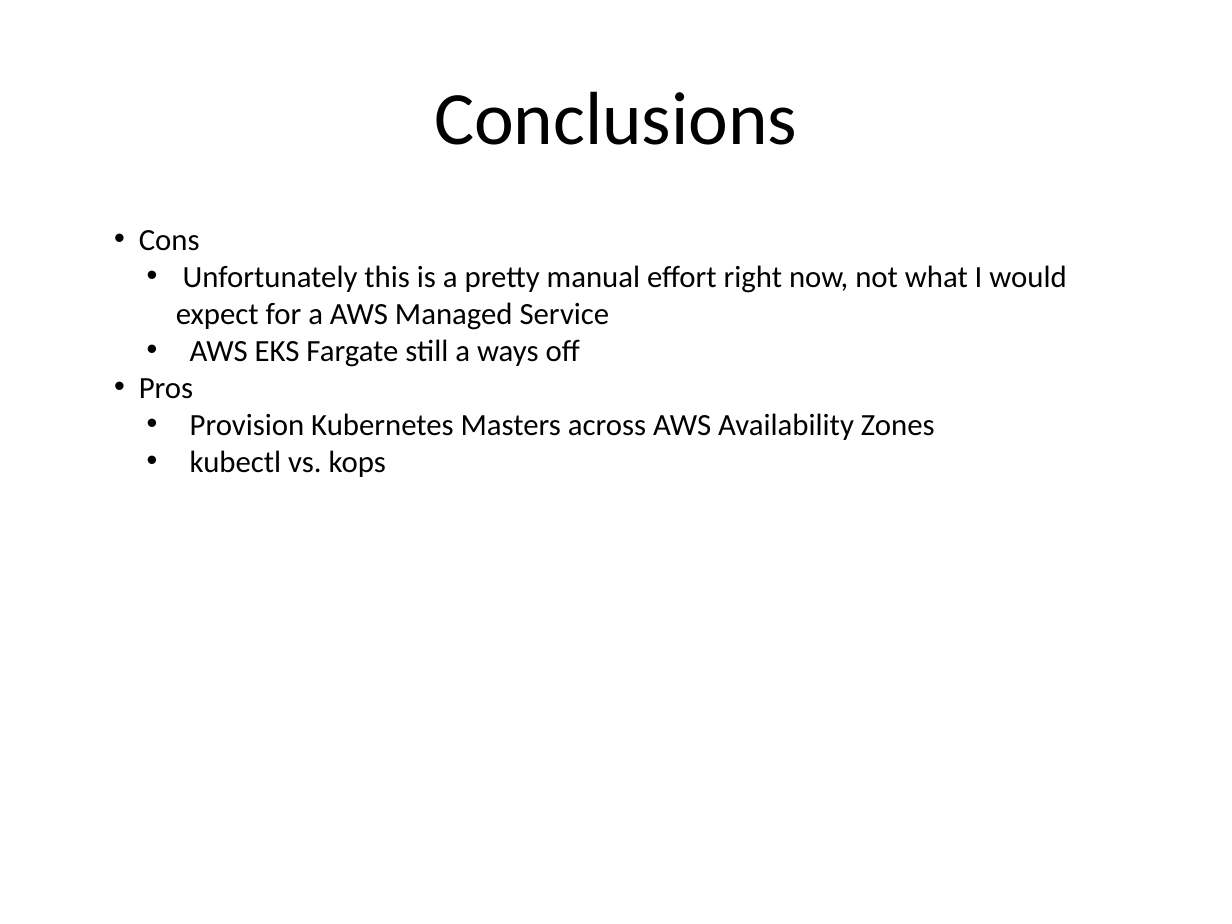
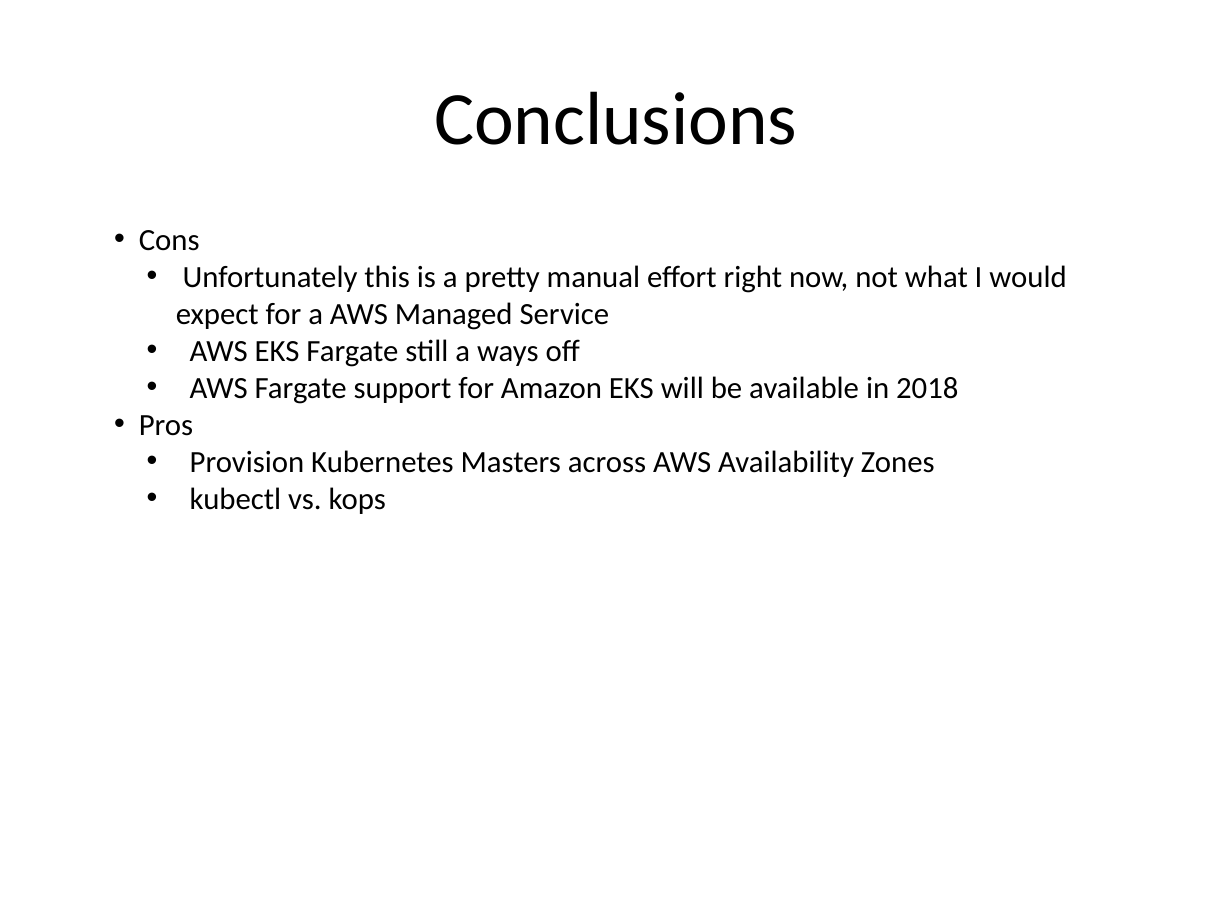
Before and after one commit to kskalvar/aws-eks-cluster-quickstart, a slide deck: slide 9 of slides/AWS-EKS-Cluster-Quickstart.pptx. Drawn at 1232x924 pixels with LibreOffice and Linux fonts; fonts in the diff are those of the drawing. Boxes give left, top, right and bottom in pixels: in the first picture for what was removed or moved away, otherwise in the second. Text is boxed around its words. In the diff, an @@ line names an element or a change of style, - is before the commit and + after.

Commit message:
Update slides with EKS Fargate delivery date

```diff
--- a/slides/AWS-EKS-Cluster-Quickstart.pptx
+++ b/slides/AWS-EKS-Cluster-Quickstart.pptx
@@ text at box(190, 376, 958, 404): paragraph added @@
+  • AWS Fargate support for Amazon EKS will be available in 2018
```
